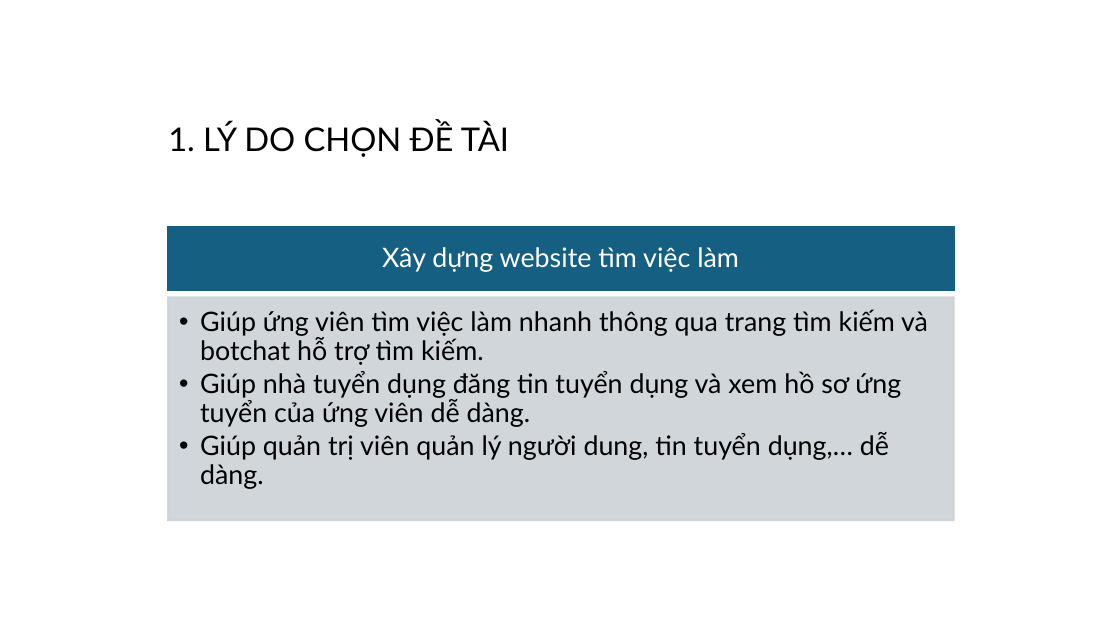
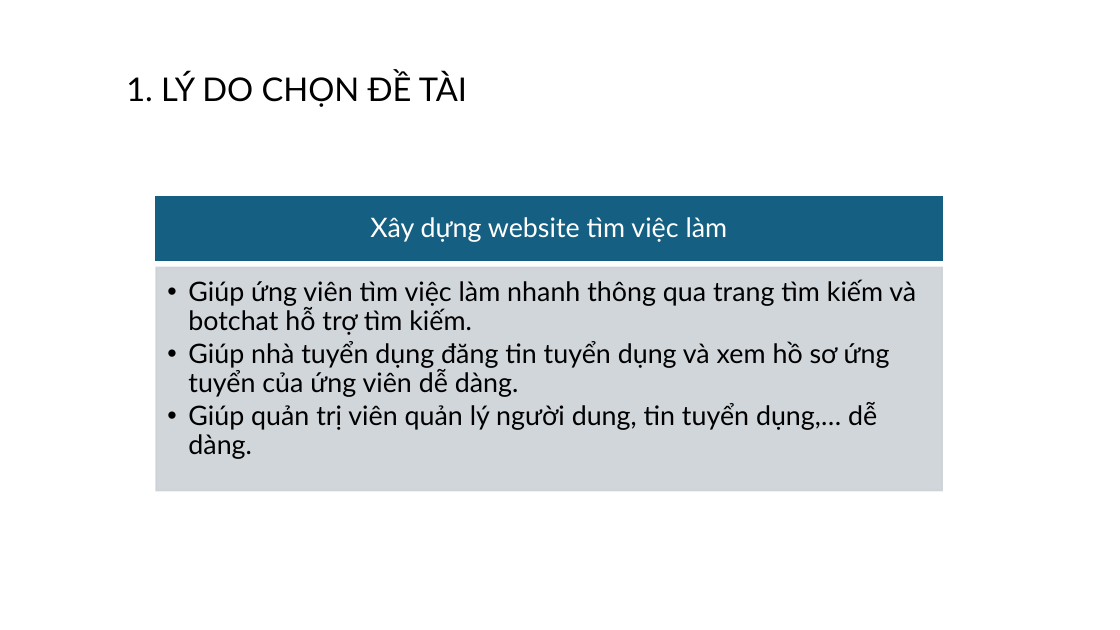
Before and after one commit to PhamDuyTan333/cn-da22ttd-phamduytan-timvieclam-php, a slide deck: slide 3 of thesis/abs/DOANCN_PhamDuyTan.pptx. Drawn at 1120x630 pixels with LibreOffice and Linux fonts; fonts in the diff are those of the drawing; background and template pictures are left out. Boxes give left, top, right and bottom in pixels: in the first picture for what was removed or moved away, otherwise in the second. Text is boxed around its words. In the diff, an @@ line names an element or a change of style, - is before the commit and + after.

```diff
--- a/thesis/abs/DOANCN_PhamDuyTan.pptx
+++ b/thesis/abs/DOANCN_PhamDuyTan.pptx
@@ title "1. LÝ DO CHỌN ĐỀ ...": place and size @@
-title "1. LÝ DO CHỌN ĐỀ ..." at [168, 122, 509, 157]
+title "1. LÝ DO CHỌN ĐỀ ..." at [126, 72, 467, 107]
@@ 2 texts, 2 rectangles: place and size @@
-2 texts, 2 rectangles at [168, 227, 954, 521]
+2 texts, 2 rectangles at [156, 197, 943, 491]
```
Also in this commit, not shown: 10 other slides changed.
